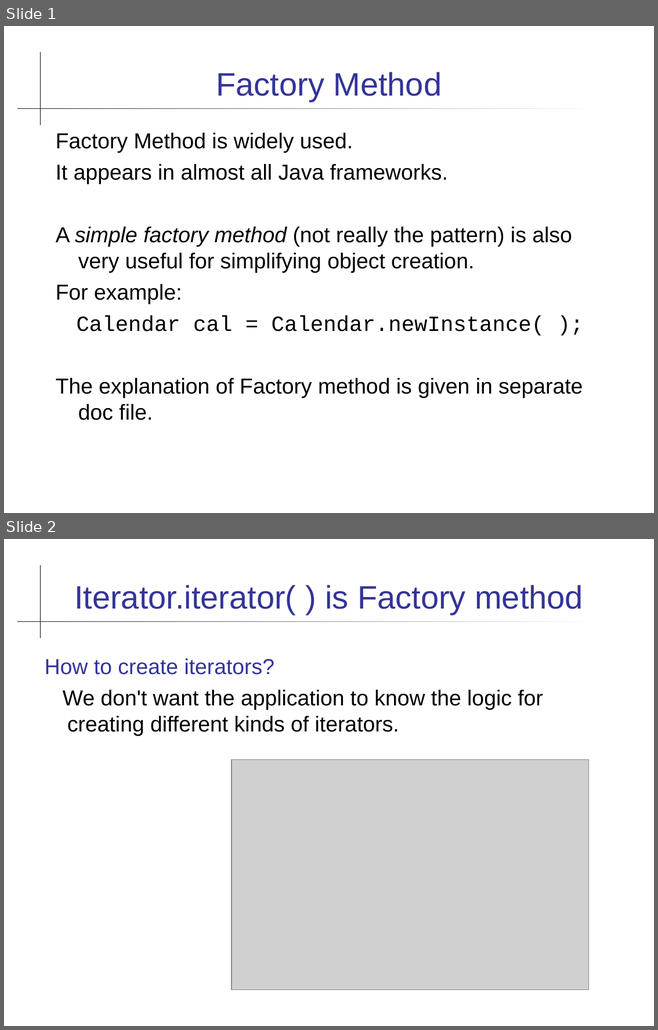
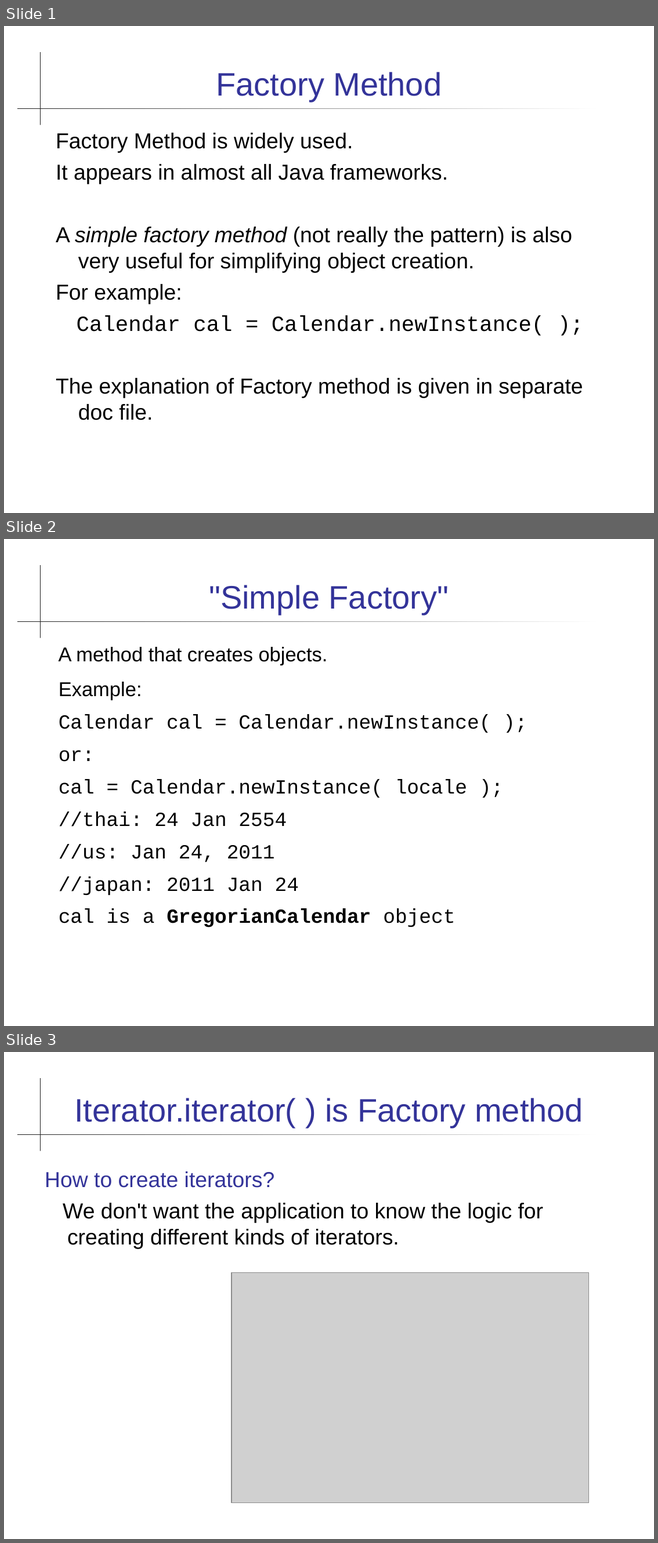
Before and after one commit to skeoop/skeoop.github.io, a slide deck: patterns/Factory Method Pattern.ppt. Shown one above the other, each under a label of ours: slides 1 and 2 before the commit, slides 1, 2 and 3 after it. The pictures are 658x1030 and 658x1543 pixels, drawn with LibreOffice and Linux fonts; fonts in the diff are those of the drawing; grey boxes stand for pictures. Boxes give left, top, right and bottom in pixels: in the first picture for what was removed or moved away, otherwise in the second. Text is boxed around its words. In the diff, an @@ line names an element or a change of style, - is before the commit and + after.

```diff
--- a/patterns/Factory Method Pattern.ppt
+++ b/patterns/Factory Method Pattern.ppt
@@ slide 2 added at (4, 539, 654, 1026), background #FFFFFF; not listed: 2 template elements that a slide beside it also shows @@
@@ title added at (209, 585, 448, 614), 36 pt, text #333399 @@
+"Simple Factory"
@@ text added at (59, 647, 491, 928), 22.2 pt, text #000000 @@
+A method that creates objects.
+Example:
+Calendar cal = Calendar.newInstance( );
+or:
+cal = Calendar.newInstance( locale );
+//thai: 24 Jan 2554
+//us: Jan 24, 2011
+//japan: 2011 Jan 24
+cal is a GregorianCalendar object
@@ what was slide 2 is now slide 3 @@
```
Also in this commit, not shown: 1 slide changed, 9 other files.
